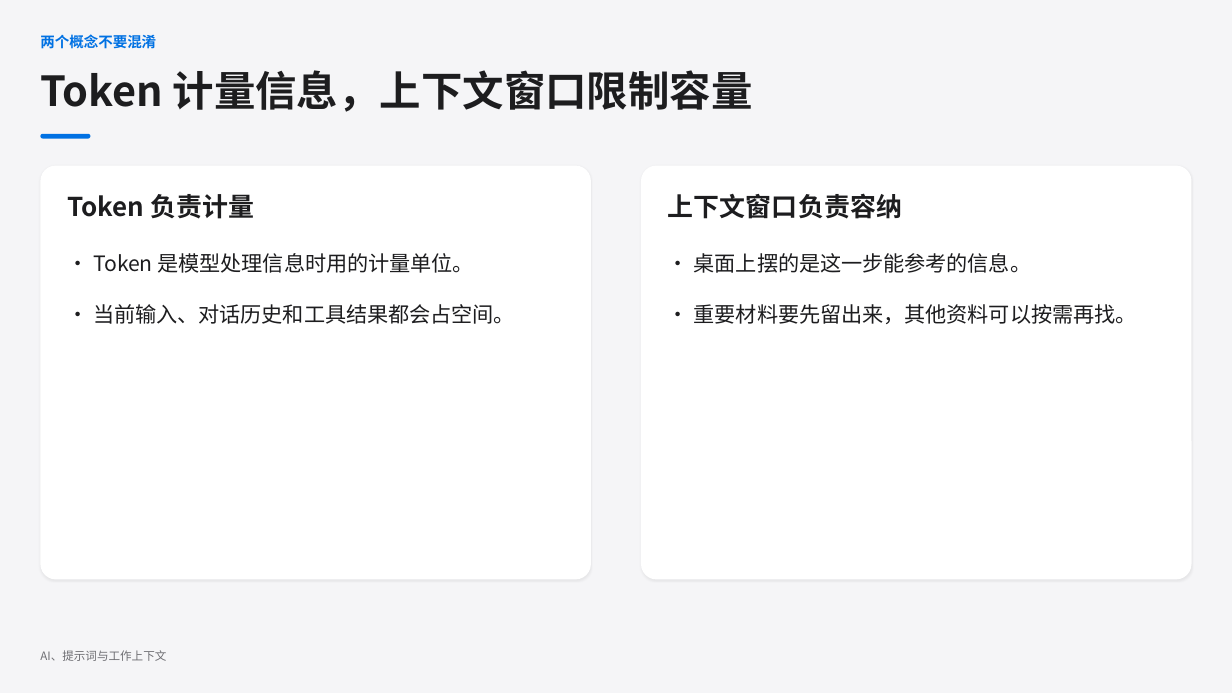
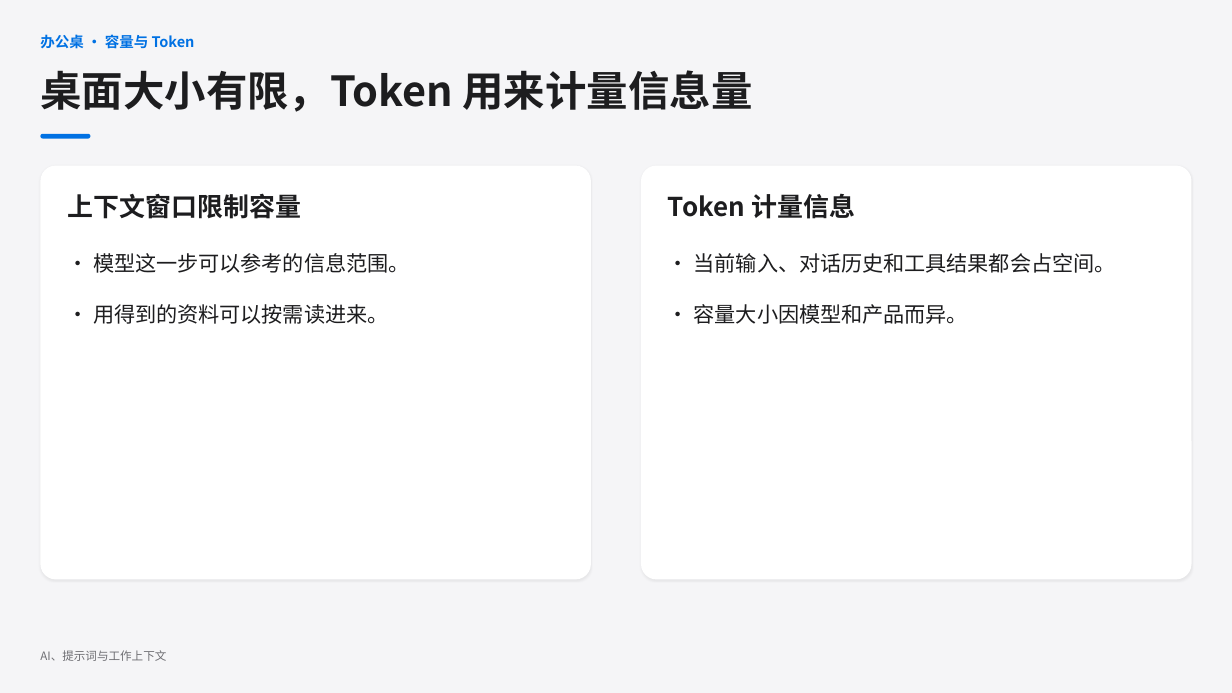
Before and after one commit to jihtsan/https-github.com-jihtsan-cz-night-learn-20261111, a slide deck: slide 5 of learn-02/第二课第一部分 - AI 如何接收和完成任务.pptx (slide 6 before the commit). Drawn at 1232x693 pixels with LibreOffice and Linux fonts; fonts in the diff are those of the drawing. Boxes give left, top, right and bottom in pixels: in the first picture for what was removed or moved away, otherwise in the second. Text is boxed around its words. In the diff, an @@ line names an element or a change of style, - is before the commit and + after.

Commit message:
用同事与办公场景串联第二课第一部分 (#19)

```diff
--- a/learn-02/第二课第一部分 - AI 如何接收和完成任务.pptx
+++ b/learn-02/第二课第一部分 - AI 如何接收和完成任务.pptx
@@ text at <box>40,34,195,49</box>: text changed @@
-两个概念不要混淆
+办公桌 · 容量与 Token
@@ text at <box>40,70,753,112</box>: text changed @@
-Token 计量信息，上下文窗口限制容量
+桌面大小有限，Token 用来计量信息量
@@ text at <box>67,193,301,219</box>: text changed @@
-Token 负责计量
+上下文窗口限制容量
@@ text at <box>668,193,855,219</box>: text changed @@
-上下文窗口负责容纳
+Token 计量信息
@@ text at <box>93,253,409,324</box>: text changed @@
-• Token 是模型处理信息时用的计量单位。
-• 当前输入、对话历史和工具结果都会占空间。
+• 模型这一步可以参考的信息范围。
+• 用得到的资料可以按需读进来。
@@ text at <box>694,253,1116,324</box>: text changed @@
-• 桌面上摆的是这一步能参考的信息。
-• 重要材料要先留出来，其他资料可以按需再找。
+• 当前输入、对话历史和工具结果都会占空间。
+• 容量大小因模型和产品而异。
```
Also in this commit, not shown: 7 other slides changed, 1 slide added, 1 slide removed.
